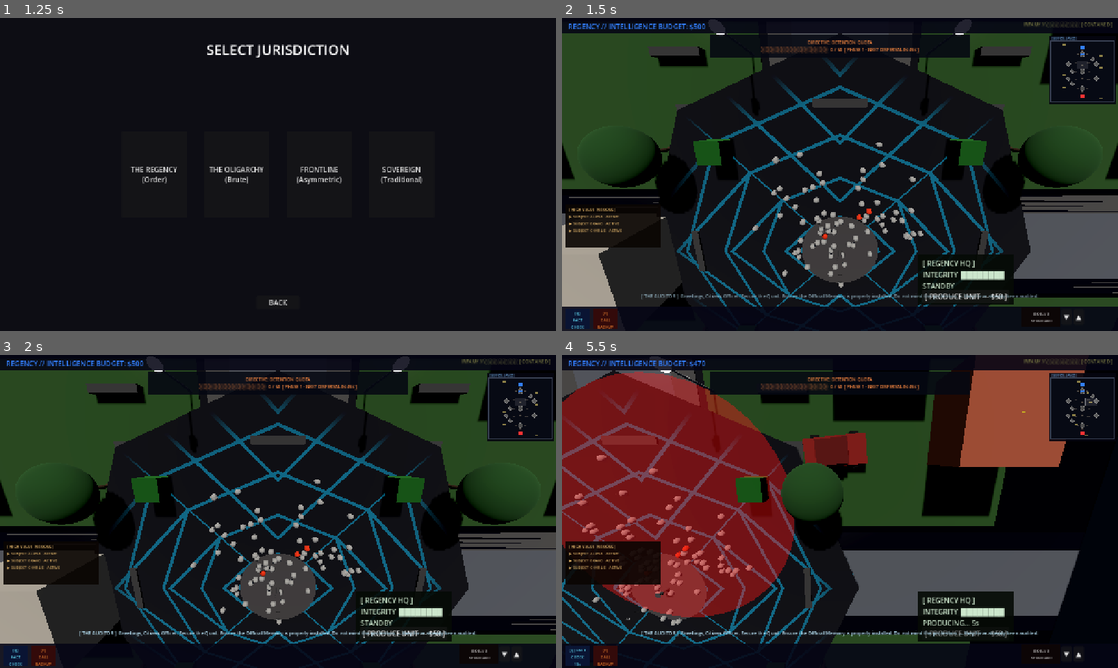
Above: before the commit, frames 1-4 (two rows, left to right).
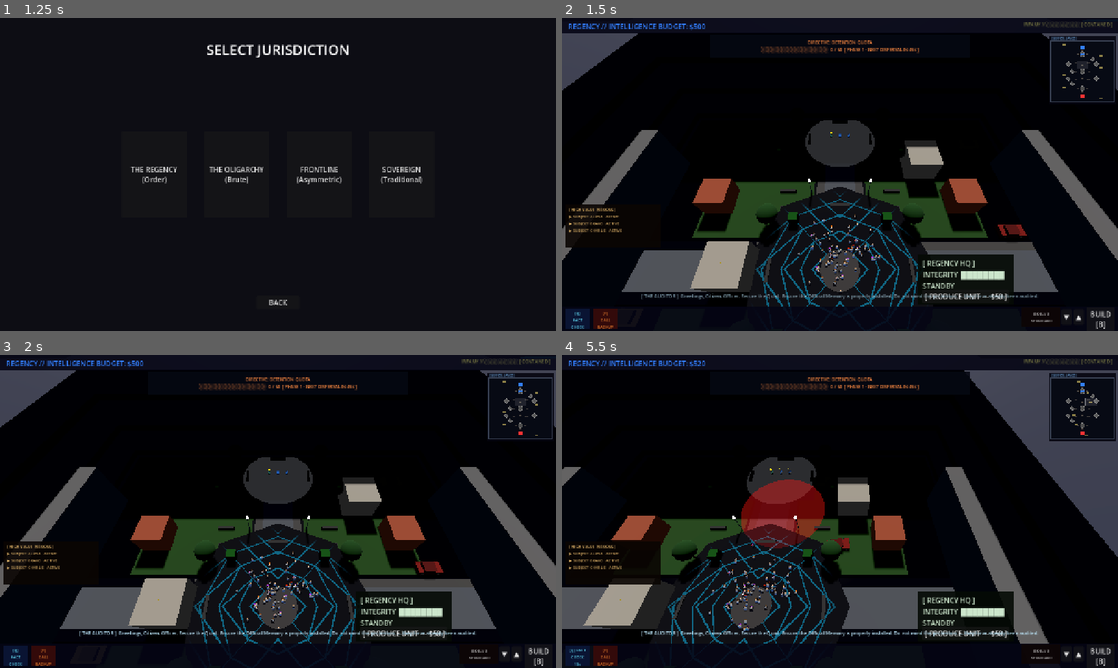
Above: after the commit, the same moments.

Repository: grantl12/rts
Game: Godot game, scene res://scenes/ui/main_menu.tscn
Same seed, same stepped clock (60 frames per second), same inputs: the game is played once before the commit and once after it. Sound files missing from this copy of the repository are replaced by a short silence.
Inputs (mouse positions are in pixels of both pictures, inside the frame that each line leads up to):
- Up to frame 1 (1.25 s): click "INITIATE NEW AUDIT" at 0.5 s
- Up to frame 2 (1.5 s): click "THE REGENCY (Order)" at 1.25 s
- Up to frame 3 (2 s): no input
- Up to frame 4 (5.5 s): click "▼" at 2 s; click "▲" at 2.75 s; click "[ PRODUCE UNIT — $50 ]" at 3.5 s; click (1101, 655) at 4.25 s, where only the run after the commit has a clickable "BUILD [B]"; tap Enter at 5 s; move the mouse to (962, 495) at 5.02 s; hold Right (ui_right) from 5.03 s (still down); tap Q at 5.1 s; click (962, 495) at 5.17 s

Frame 1 is identical in both runs. In frame 2, 45% of the frame differs, in the area x 0-100%, y 4-100%; in frame 3, 45%; in frame 4, 57%, in the area x 0-100%, y 1-100%.

Commit message:
feat: C&C '95 sprite overhaul + tiered civilian types
Unit sprites:
- Park Ranger: hat brim widened to 12px, rifle reaches frame edge
- The Proxy: fixed inverted fedora (brim was above crown), now 12px wide brim below 4px crown
- Conscript: dome widened to 8px, AK-47 with curved magazine
- Gravy Seal: box helmet widened to 12px, fills neck gap
- The Martyr: halo widened to 8px, cross emblem replaces 2x2 block
- Digital Nomad: collar fills y=6, backpack indicator light

Civilians:
- Switched from CapsuleMesh to Sprite3D (consistent with units)
- CivType enum: NORMIE / PURPLE_HAIR / RIOT_GEAR / RUNNER
- Spawn weights: 60% normie, 25% purple hair, 15% riot gear
- Purple Hair: spiky hair + protest sign (law enforcement threat level: elevated)
- Riot Gear: traffic cone helmet + trash can lid shield
- Runner (HVP): dark hoodie + wide frightened yellow eyes
- Panic now modulates sprite orange instead of changing mesh color

Also: camera angle fix (-55 deg, proper position) + BUILD button in HUD

Co-Authored-By: Claude Sonnet 4.6 <noreply@anthropic.com>

Diff:
--- a/client/scripts/camera_controller.gd
+++ b/client/scripts/camera_controller.gd
@@ -20,8 +20,9 @@
 
 func _ready():
 	add_to_group("rts_camera")
-	_target_zoom = camera.position.y
-	camera.rotation_degrees.x = -60
+	rotation = Vector3.ZERO                          # clear any baked scene rotation
+	camera.rotation_degrees = Vector3(-55, 0, 0)
+	camera.position = Vector3(0, _target_zoom, _target_zoom * 0.75)
 
 func _process(delta):
 	_handle_movement(delta)
--- a/client/scripts/ui/game_hud.gd
+++ b/client/scripts/ui/game_hud.gd
@@ -257,6 +257,14 @@
 	_roe_inc_btn.pressed.connect(_on_roe_increase)
 	add_child(_roe_inc_btn)
 
+	var build_btn := Button.new()
+	build_btn.text = "BUILD\n[B]"
+	build_btn.set_anchors_preset(Control.PRESET_BOTTOM_RIGHT)
+	build_btn.position = Vector2(-72, -54)
+	build_btn.size = Vector2(64, 44)
+	build_btn.pressed.connect(show_build_menu)
+	add_child(build_btn)
+
 	# ROE 5 "Absolute Immunity" confirmation dialog — shown before committing
 	_roe_confirm = ColorRect.new()
 	(_roe_confirm as ColorRect).color = Color(0.0, 0.0, 0.0, 0.82)
--- a/client/scripts/units/civilian.gd
+++ b/client/scripts/units/civilian.gd
@@ -5,8 +5,11 @@
 ## Wanders the map. Sucked into Holding Pens by their capture zones.
 ## Freed on pen destruction — panics and scatters.
 
+enum CivType { NORMIE, PURPLE_HAIR, RIOT_GEAR, RUNNER }
+
 @export var wander_radius: float = 10.0
 @export var wander_speed:  float = 1.1
+@export var civ_type: CivType = CivType.NORMIE
 
 const RUNNER_SPEED := 5.4
 
@@ -15,7 +18,7 @@
 
 var _home:     Vector3
 var _target:   Vector3
-var _mesh_mat: StandardMaterial3D
+var _sprite:   Sprite3D
 var _lbl:      Label3D
 var _captured: bool = false
 
@@ -25,9 +28,16 @@
 	add_to_group("civilians")
 	_home   = global_position
 	_target = global_position
+	if is_runner:
+		civ_type = CivType.RUNNER
+	elif civ_type == CivType.NORMIE:
+		var r := randf()
+		if r < 0.25:
+			civ_type = CivType.PURPLE_HAIR
+		elif r < 0.40:
+			civ_type = CivType.RIOT_GEAR
 	_build_visuals()
 	if is_runner:
-		_mesh_mat.albedo_color = Color(1.0, 0.25, 0.08)
 		_lbl.text     = "HVP"
 		_lbl.modulate = Color(1.0, 0.4, 0.1, 1.0)
 		_target = runner_destination
@@ -43,25 +53,21 @@
 	col.position = Vector3(0, 0.5, 0)
 	add_child(col)
 
-	_mesh_mat = StandardMaterial3D.new()
-	_mesh_mat.albedo_color = Color(0.72, 0.69, 0.63)
-
-	var mi   := MeshInstance3D.new()
-	var mesh := CapsuleMesh.new()
-	mesh.radius = 0.20
-	mesh.height = 0.80
-	mi.mesh              = mesh
-	mi.material_override = _mesh_mat
-	mi.position          = Vector3(0, 0.5, 0)
-	add_child(mi)
+	_sprite = Sprite3D.new()
+	_sprite.pixel_size  = 0.032
+	_sprite.billboard   = BaseMaterial3D.BILLBOARD_ENABLED
+	_sprite.fixed_size  = false
+	_sprite.position    = Vector3(0, 1.0, 0)
+	_sprite.texture     = _generate_sprite()
+	add_child(_sprite)
 
 	_lbl = Label3D.new()
-	_lbl.text         = "CIV"
+	_lbl.text         = "HVP" if civ_type == CivType.RUNNER else "CIV"
 	_lbl.font_size    = 4
 	_lbl.outline_size = 1
 	_lbl.billboard    = BaseMaterial3D.BILLBOARD_ENABLED
 	_lbl.modulate     = Color(0.85, 0.82, 0.72, 0.65)
-	_lbl.position     = Vector3(0, 1.12, 0)
+	_lbl.position     = Vector3(0, 1.5, 0)
 	add_child(_lbl)
 
 # ── Wander AI ─────────────────────────────────────────────────────────────────
@@ -82,11 +88,10 @@
 	dir.y = 0.0
 	if dir.length_squared() < 0.3:
 		if is_runner:
-			# Arrived — go to ground with tight local wander
 			is_runner     = false
 			wander_radius = 5.0
 			_home         = global_position
-			_mesh_mat.albedo_color = Color(0.55, 0.22, 0.12)
+			_sprite.modulate = Color(0.6, 0.55, 0.55)
 			_schedule_wander()
 		return
 	var spd := RUNNER_SPEED if is_runner else wander_speed
@@ -102,7 +107,7 @@
 
 func panic() -> void:
 	wander_speed = 3.8
-	_mesh_mat.albedo_color = Color(1.0, 0.55, 0.2)
+	_sprite.modulate = Color(2.0, 1.2, 0.5)
 	var angle  := randf() * TAU
 	_target    = global_position + Vector3(cos(angle) * wander_radius, 0.0, sin(angle) * wander_radius)
 	_home      = global_position
@@ -116,3 +121,134 @@
 	var angle := randf() * TAU
 	var dist  := randf_range(wander_radius * 0.4, wander_radius)
 	_target   = _home + Vector3(cos(angle) * dist, 0.0, sin(angle) * dist)
+
+# ── Sprite Generation — C&C 1995 style, 16×24 canvas ─────────────────────────
+
+func _px(img: Image, x: int, y: int, c: Color) -> void:
+	if x >= 0 and x < img.get_width() and y >= 0 and y < img.get_height():
+		img.set_pixel(x, y, c)
+
+func _px_rect(img: Image, x: int, y: int, w: int, h: int, c: Color) -> void:
+	for dy in h:
+		for dx in w:
+			_px(img, x + dx, y + dy, c)
+
+func _px_h_line(img: Image, y: int, x1: int, x2: int, c: Color) -> void:
+	for x in range(x1, x2 + 1):
+		_px(img, x, y, c)
+
+func _outline(img: Image) -> void:
+	var snap := img.duplicate()
+	var w := img.get_width(); var h := img.get_height()
+	var ol := Color(0.06, 0.06, 0.08, 1.0)
+	for y in h:
+		for x in w:
+			if snap.get_pixel(x, y).a > 0.1:
+				continue
+			for dy2 in range(-1, 2):
+				for dx2 in range(-1, 2):
+					var nx := x + dx2; var ny := y + dy2
+					if nx >= 0 and nx < w and ny >= 0 and ny < h:
+						if snap.get_pixel(nx, ny).a > 0.5:
+							img.set_pixel(x, y, ol)
+
+func _generate_sprite() -> ImageTexture:
+	var img := Image.create(16, 24, false, Image.FORMAT_RGBA8)
+	img.fill(Color(0, 0, 0, 0))
+	match civ_type:
+		CivType.PURPLE_HAIR: _draw_purple_hair(img)
+		CivType.RIOT_GEAR:   _draw_riot_gear(img)
+		CivType.RUNNER:      _draw_runner(img)
+		_:                   _draw_normie(img)
+	_outline(img)
+	return ImageTexture.create_from_image(img)
+
+func _draw_civ_base(img: Image, shirt: Color, shirt_d: Color, pants: Color) -> void:
+	var dk := Color(0.08, 0.08, 0.10)
+	_px_rect(img, 4, 7, 8, 6, shirt)
+	_px_rect(img, 5, 8, 6, 2, shirt_d)
+	_px_rect(img, 3, 7, 1, 5, shirt)   # slim arms (thinner than military)
+	_px_rect(img, 12, 7, 1, 5, shirt)
+	_px_h_line(img, 13, 4, 11, dk)
+	_px_rect(img, 4, 14, 3, 6, pants)
+	_px_rect(img, 9, 14, 3, 6, pants)
+	_px_rect(img, 3, 20, 4, 2, dk)
+	_px_rect(img, 9, 20, 4, 2, dk)
+
+# Normie — brown hair, grey shirt, blue jeans
+func _draw_normie(img: Image) -> void:
+	var sk  := Color(0.88, 0.72, 0.56)
+	var dk  := Color(0.08, 0.08, 0.10)
+	var br  := Color(0.38, 0.24, 0.12)
+	var gy  := Color(0.55, 0.57, 0.60)
+	var gyd := Color(0.38, 0.40, 0.43)
+	var bl  := Color(0.22, 0.32, 0.55)
+	_draw_civ_base(img, gy, gyd, bl)
+	_px_rect(img, 5, 0, 6, 3, br)     # hair
+	_px_rect(img, 5, 3, 6, 4, sk)     # face (y=3-6)
+	_px(img, 6, 4, dk); _px(img, 9, 4, dk)
+
+# Purple Hair — spiky, protest sign. Law enforcement threat level: elevated.
+func _draw_purple_hair(img: Image) -> void:
+	var sk  := Color(0.88, 0.72, 0.56)
+	var dk  := Color(0.08, 0.08, 0.10)
+	var pu  := Color(0.70, 0.20, 0.95)
+	var gy  := Color(0.55, 0.57, 0.60)
+	var gyd := Color(0.38, 0.40, 0.43)
+	var bl  := Color(0.22, 0.32, 0.55)
+	var wh  := Color(0.92, 0.92, 0.95)
+	_draw_civ_base(img, gy, gyd, bl)
+	# spiky purple hair — wide and unmistakable
+	_px(img, 4, 0, pu); _px(img, 7, 0, pu); _px(img, 10, 0, pu)
+	_px_rect(img, 4, 1, 8, 2, pu)
+	# face
+	_px_rect(img, 5, 3, 6, 4, sk)
+	_px(img, 6, 4, dk); _px(img, 9, 4, dk)
+	# protest sign held left — white board with red/blue text lines
+	_px_rect(img, 0, 7, 3, 6, wh)
+	_px_h_line(img, 8, 0, 2, Color(0.9, 0.1, 0.1))
+	_px_h_line(img, 10, 0, 2, Color(0.1, 0.5, 0.9))
+
+# Riot Gear — traffic cone helmet, trash can lid shield. Self-taught tactician.
+func _draw_riot_gear(img: Image) -> void:
+	var sk  := Color(0.88, 0.72, 0.56)
+	var dk  := Color(0.08, 0.08, 0.10)
+	var br  := Color(0.38, 0.24, 0.12)
+	var gy  := Color(0.55, 0.57, 0.60)
+	var gyd := Color(0.38, 0.40, 0.43)
+	var bl  := Color(0.22, 0.32, 0.55)
+	var or_ := Color(1.00, 0.45, 0.05)
+	var ord := Color(0.75, 0.30, 0.02)
+	_draw_civ_base(img, gy, gyd, bl)
+	# face drawn first so cone renders over it
+	_px_rect(img, 5, 4, 6, 3, sk)
+	_px(img, 6, 5, dk); _px(img, 9, 5, dk)
+	# hair peeking under cone brim
+	_px(img, 4, 3, br); _px(img, 5, 3, br)
+	_px(img, 10, 3, br); _px(img, 11, 3, br)
+	# traffic cone (drawn last, wins at y=3)
+	_px(img, 8, 0, or_)
+	_px_h_line(img, 1, 7, 8, or_)
+	_px_h_line(img, 2, 6, 9, or_)
+	_px_h_line(img, 3, 5, 10, ord)    # cone base
+	# trash can lid shield on left arm
+	_px_rect(img, 0, 8, 3, 5, gy)
+	_px(img, 1, 9, gyd); _px(img, 1, 11, gyd)
+
+# Runner (HVP) — dark hoodie, bright frightened eyes, fleeing
+func _draw_runner(img: Image) -> void:
+	var dk  := Color(0.08, 0.08, 0.10)
+	var rd  := Color(1.00, 0.22, 0.08)
+	var rdd := Color(0.75, 0.12, 0.04)
+	var bl  := Color(0.22, 0.32, 0.55)
+	var yw  := Color(1.00, 0.85, 0.10)
+	_draw_civ_base(img, rd, rdd, bl)
+	# dark hoodie
+	_px(img, 8, 0, dk)
+	_px_h_line(img, 1, 7, 8, dk)
+	_px_h_line(img, 2, 6, 9, dk)
+	_px_rect(img, 4, 3, 8, 3, dk)     # hood base + face void
+	# wide frightened yellow eyes
+	_px(img, 5, 5, yw); _px(img, 6, 5, yw)
+	_px(img, 9, 5, yw); _px(img, 10, 5, yw)
+	_px_h_line(img, 6, 5, 10, dk)     # collar
--- a/client/scripts/units/unit.gd
+++ b/client/scripts/units/unit.gd
@@ -129,7 +129,7 @@
 		if is_soul_leader:
 			apply_soul_visuals()
 
-# ── Sprite Generation ──────────────────────────────────────────────────────────
+# ── Sprite Generation — C&C 1995 style, 16×24 canvas ─────────────────────────
 
 func _px(img: Image, x: int, y: int, c: Color) -> void:
 	if x >= 0 and x < img.get_width() and y >= 0 and y < img.get_height():
@@ -144,27 +144,23 @@
 	for x in range(x1, x2 + 1):
 		_px(img, x, y, c)
 
-func _px_v_line(img: Image, x: int, y1: int, y2: int, c: Color) -> void:
-	for y in range(y1, y2 + 1):
-		_px(img, x, y, c)
-
 func _sprite_colors() -> Dictionary:
 	var c := _base_color
 	return {
 		"c":  c,
-		"cd": c.darkened(0.35),
-		"cl": c.lightened(0.30),
-		"sk": Color(0.90, 0.74, 0.58),
-		"dk": Color(0.10, 0.10, 0.13),
-		"gn": Color(0.38, 0.40, 0.46),
-		"gl": Color(0.58, 0.60, 0.65),
+		"cd": c.darkened(0.40),
+		"cl": c.lightened(0.25),
+		"sk": Color(0.88, 0.72, 0.56),
+		"dk": Color(0.08, 0.08, 0.10),
+		"gn": Color(0.32, 0.34, 0.38),
+		"gl": Color(0.55, 0.57, 0.60),
 		"wh": Color(0.92, 0.92, 0.95),
 		"gd": Color(1.00, 0.82, 0.18),
-		"rd": Color(0.80, 0.15, 0.15),
+		"cy": Color(0.10, 0.80, 1.00),
 	}
 
 func _generate_sprite() -> ImageTexture:
-	var img := Image.create(32, 48, false, Image.FORMAT_RGBA8)
+	var img := Image.create(16, 24, false, Image.FORMAT_RGBA8)
 	img.fill(Color(0, 0, 0, 0))
 	var p := _sprite_colors()
 	match data.unit_name:
@@ -175,169 +171,128 @@
 		"Gravy Seal":    _draw_gravy_seal(img, p)
 		"The Martyr":    _draw_the_martyr(img, p)
 		_:               _draw_generic(img, p)
+	_outline(img)
 	return ImageTexture.create_from_image(img)
 
-# Park Ranger — lean build, wide-brim hat, long sniper rifle pointing right
+func _outline(img: Image) -> void:
+	var snap := img.duplicate()
+	var w := img.get_width(); var h := img.get_height()
+	var ol := Color(0.06, 0.06, 0.08, 1.0)
+	for y in h:
+		for x in w:
+			if snap.get_pixel(x, y).a > 0.1:
+				continue
+			for dy2 in range(-1, 2):
+				for dx2 in range(-1, 2):
+					var nx := x + dx2; var ny := y + dy2
+					if nx >= 0 and nx < w and ny >= 0 and ny < h:
+						if snap.get_pixel(nx, ny).a > 0.5:
+							img.set_pixel(x, y, ol)
+
+# Shared base: torso, arms, legs — head drawn per unit
+func _draw_base(img: Image, p: Dictionary) -> void:
+	_px_rect(img, 4, 7, 8, 6, p.c)
+	_px_rect(img, 5, 8, 6, 3, p.cd)   # chest shadow
+	_px_rect(img, 2, 7, 2, 5, p.c)    # left arm
+	_px_rect(img, 12, 7, 2, 5, p.c)   # right arm
+	_px_h_line(img, 13, 3, 12, p.dk)  # belt
+	_px_rect(img, 4, 14, 3, 6, p.cd)  # left leg
+	_px_rect(img, 9, 14, 3, 6, p.cd)  # right leg
+	_px_rect(img, 3, 20, 4, 3, p.dk)  # left boot
+	_px_rect(img, 9, 20, 4, 3, p.dk)  # right boot
+
+# Park Ranger — wide patrol hat (12px brim), long sniper rifle to frame edge
 func _draw_park_ranger(img: Image, p: Dictionary) -> void:
-	_px_rect(img, 11, 2, 10, 5, p.cd)           # hat crown
-	_px_rect(img, 4,  6, 24, 2, p.cd)           # hat brim
-	_px_h_line(img, 7, 11, 20, p.dk)            # hat band
-	_px_rect(img, 12, 8,  8, 5, p.sk)           # face
-	_px(img, 13, 10, p.dk); _px(img, 18, 10, p.dk)
-	_px(img, 15, 12, p.dk); _px(img, 16, 12, p.dk)
-	_px_rect(img, 14, 13, 4, 2, p.sk)           # neck
-	_px_rect(img, 12, 15, 8, 9, p.c)            # lean torso
-	_px_rect(img, 9,  15, 3, 9, p.c)            # left arm
-	_px_rect(img, 20, 15, 3, 5, p.c)            # right arm (holds rifle)
-	_px_rect(img, 19, 19, 2, 3, p.gn)           # rifle stock
-	_px_h_line(img, 20, 20, 30, p.gn)           # barrel top
-	_px_h_line(img, 21, 20, 30, p.gl)           # barrel bottom (lighter)
-	_px_rect(img, 20, 22, 4,  2, p.gn)          # breech block
-	_px_h_line(img, 24, 12, 19, p.dk)           # belt
-	_px_rect(img, 12, 25, 3, 3, p.cd)           # left hip
-	_px_rect(img, 17, 25, 3, 3, p.cd)           # right hip
-	_px_rect(img, 12, 28, 3, 11, p.cd)          # left leg
-	_px_rect(img, 17, 28, 3, 11, p.cd)          # right leg
-	_px_rect(img, 11, 39, 5,  3, p.dk)          # left boot
-	_px_rect(img, 16, 39, 5,  3, p.dk)          # right boot
-
-# Conscript — dome helmet with cyan visor, stocky build, compact SMG
+	_draw_base(img, p)
+	_px_rect(img, 5, 0, 6, 3, p.cd)   # hat crown
+	_px_h_line(img, 3, 2, 13, p.cd)   # brim — 12px wide
+	_px_h_line(img, 3, 5, 10, p.dk)   # hat band
+	_px_rect(img, 5, 4, 6, 3, p.sk)   # face (y=4-6)
+	_px(img, 6, 5, p.dk); _px(img, 9, 5, p.dk)
+	_px_rect(img, 13, 8, 3, 3, p.gn)  # rifle receiver
+	_px_h_line(img, 9, 11, 15, p.gn)  # long barrel
+	_px(img, 14, 7, p.gl)             # scope glint
+
+# Conscript — wide dome helmet (8px), cyan visor, AK-47 with curved mag
 func _draw_conscript(img: Image, p: Dictionary) -> void:
-	_px_rect(img, 12, 3,  8, 1, p.c)            # helmet top
-	_px_rect(img, 10, 4, 12, 2, p.c)
-	_px_rect(img, 9,  6, 14, 3, p.c)
-	_px_rect(img, 9,  7, 14, 2, p.dk)           # visor band
-	_px(img, 12, 8, Color(0.1, 0.8, 1.0)); _px(img, 13, 8, Color(0.1, 0.8, 1.0))
-	_px(img, 16, 8, Color(0.1, 0.8, 1.0)); _px(img, 17, 8, Color(0.1, 0.8, 1.0))
-	_px(img, 20, 8, Color(0.1, 0.8, 1.0)); _px(img, 21, 8, Color(0.1, 0.8, 1.0))
-	_px_rect(img, 11, 9, 10, 2, p.cd)           # neck guard
-	_px_rect(img, 9, 11, 14, 11, p.c)           # stocky torso
-	_px_rect(img, 11, 12, 10, 4, p.cd)          # chest plate
-	_px_v_line(img, 16, 12, 15, p.c)            # centre seam
-	_px_rect(img, 6, 11, 4, 9, p.c)             # left arm
-	_px_rect(img, 22, 11, 4, 6, p.c)            # right arm
-	_px_rect(img, 22, 17, 8, 3, p.gn)           # SMG body
-	_px_h_line(img, 17, 25, 30, p.gn)           # barrel
-	_px_rect(img, 24, 20, 2, 4, p.gn)           # magazine
-	_px_h_line(img, 22, 9, 22, p.dk)            # belt
-	_px_rect(img, 9,  23, 5, 3, p.cd)           # left hip
-	_px_rect(img, 18, 23, 5, 3, p.cd)           # right hip
-	_px_rect(img, 10, 26, 4, 10, p.cd)          # left leg
-	_px_rect(img, 18, 26, 4, 10, p.cd)          # right leg
-	_px_rect(img, 9,  36, 6,  4, p.dk)          # left boot
-	_px_rect(img, 17, 36, 6,  4, p.dk)          # right boot
-
-# Digital Nomad — pointed hoodie, backpack bump, glowing laptop screen
+	_draw_base(img, p)
+	_px_h_line(img, 1, 5, 10, p.c)    # dome top arc
+	_px_rect(img, 4, 2, 8, 3, p.c)    # dome body (8px wide)
+	_px_h_line(img, 3, 4, 11, p.dk)   # visor band
+	_px_h_line(img, 3, 5, 10, p.cy)   # visor glow
+	_px_rect(img, 5, 5, 6, 2, p.cd)   # neck guard (y=5-6)
+	_px_rect(img, 12, 9, 3, 3, p.gn)  # AK receiver
+	_px_h_line(img, 10, 11, 15, p.gn) # barrel to frame edge
+	_px_rect(img, 13, 12, 2, 2, p.gn) # curved magazine
+
+# Digital Nomad — pointed hoodie, twin glowing eyes, data backpack
 func _draw_digital_nomad(img: Image, p: Dictionary) -> void:
-	_px_rect(img, 14, 1,  4, 2, p.c)            # hood tip
-	_px_rect(img, 12, 3,  8, 2, p.c)
-	_px_rect(img, 10, 5, 12, 3, p.c)
-	_px_rect(img, 9,  8, 14, 2, p.c)            # hood lower
-	_px_rect(img, 11, 5, 10, 5, p.dk)           # dark face cavity
-	_px(img, 13, 7, Color(0.15, 0.95, 1.0)); _px(img, 14, 7, Color(0.15, 0.95, 1.0))
-	_px(img, 17, 7, Color(0.15, 0.95, 1.0)); _px(img, 18, 7, Color(0.15, 0.95, 1.0))
-	_px_rect(img, 13, 10, 6, 2, p.c)            # collar
-	_px_rect(img, 11, 12, 10, 10, p.c)          # hoodie torso
-	_px_rect(img, 7,  12, 4,  9, p.cd)          # backpack
-	_px_rect(img, 7,  16, 4,  2, p.dk)          # backpack strap
-	_px_rect(img, 9,  12, 3,  9, p.c)           # left arm
-	_px_rect(img, 21, 12, 3,  7, p.c)           # right arm
-	_px_rect(img, 21, 19, 8,  6, p.dk)          # laptop case
-	_px_rect(img, 22, 20, 6,  4, Color(0.05, 0.55, 1.0, 0.9))  # screen glow
-	_px_h_line(img, 25, 21, 28, p.gn)           # keyboard row
-	_px_h_line(img, 22, 11, 20, p.dk)           # waist
-	_px_rect(img, 12, 23, 3, 12, p.cd)          # left leg
-	_px_rect(img, 17, 23, 3, 12, p.cd)          # right leg
-	_px_rect(img, 11, 35, 5,  4, p.wh)          # left sneaker
-	_px_rect(img, 16, 35, 5,  4, p.wh)          # right sneaker
-	_px_h_line(img, 38, 11, 15, Color(0.3, 0.3, 0.3))
-	_px_h_line(img, 38, 16, 20, Color(0.3, 0.3, 0.3))
-
-# The Proxy — wide fedora, flaring trenchcoat, gold-clasped briefcase
+	_draw_base(img, p)
+	_px(img, 8, 0, p.c)               # hood tip
+	_px_h_line(img, 1, 7, 8, p.c)
+	_px_h_line(img, 2, 6, 9, p.c)
+	_px_rect(img, 4, 3, 8, 3, p.c)    # hood base
+	_px_rect(img, 5, 2, 6, 4, p.dk)   # dark face void
+	_px(img, 5, 4, p.cy); _px(img, 6, 4, p.cy)
+	_px(img, 9, 4, p.cy); _px(img, 10, 4, p.cy)
+	_px_h_line(img, 6, 5, 10, p.c)    # collar (y=6)
+	_px_rect(img, 1, 7, 2, 6, p.cd)   # data backpack
+	_px(img, 1, 9, p.cy)              # indicator light
+
+# The Proxy — tall crown + 12px fedora brim (fixed), trenchcoat hem, briefcase
 func _draw_the_proxy(img: Image, p: Dictionary) -> void:
-	_px_rect(img, 11, 2, 10, 5, p.c)            # fedora crown
-	_px_h_line(img, 3, 12, 20, p.cd)            # crease
-	_px_rect(img, 4,  6, 24, 2, p.c)            # brim
-	_px_h_line(img, 7, 11, 20, p.cd)            # under-brim shadow
-	_px_rect(img, 12, 8,  8, 5, p.sk)           # face
-	_px(img, 13, 10, p.dk); _px(img, 18, 10, p.dk)
-	_px(img, 15, 12, p.dk); _px(img, 16, 12, p.dk)
-	_px_rect(img, 12, 13, 3, 5, p.c)            # left lapel
-	_px_rect(img, 17, 13, 3, 5, p.c)            # right lapel
-	_px_rect(img, 14, 13, 4, 10, p.cd)          # tie / shirt centre
-	_px_rect(img, 10, 13, 12, 12, p.c)          # upper coat
-	_px_rect(img, 9,  25, 14,  6, p.c)          # mid coat (wider)
-	_px_rect(img, 7,  31, 18,  9, p.c)          # lower flare
-	_px_h_line(img, 25, 9, 22, p.dk)            # belt
-	_px(img, 15, 25, p.gd); _px(img, 16, 25, p.gd)  # buckle
-	_px_rect(img, 8,  13, 3, 12, p.c)           # left arm
-	_px_rect(img, 21, 13, 3, 10, p.c)           # right arm
-	_px_rect(img, 21, 23, 8,  6, p.cd)          # briefcase body
-	_px_rect(img, 22, 24, 6,  4, p.gn)          # case face
-	_px_h_line(img, 25, 22, 28, p.dk)           # latch
-	_px(img, 25, 23, p.gd); _px(img, 26, 23, p.gd)  # handle
-	_px_rect(img, 11, 40, 5,  4, p.dk)          # left shoe
-	_px_rect(img, 16, 40, 5,  4, p.dk)          # right shoe
-
-# Gravy Seal — box tactical helmet, heavy armour plates, assault rifle
+	_draw_base(img, p)
+	_px_rect(img, 5, 0, 6, 4, p.c)    # fedora crown (4px tall, y=0-3)
+	_px_h_line(img, 4, 2, 13, p.c)    # brim — 12px wide (y=4, below crown)
+	_px_h_line(img, 4, 5, 10, p.cd)   # hat band on brim
+	_px_h_line(img, 5, 4, 11, p.cd)   # brim underside shadow
+	_px_rect(img, 5, 5, 6, 2, p.sk)   # face (y=5-6)
+	_px(img, 6, 6, p.dk); _px(img, 9, 6, p.dk)
+	_px_rect(img, 3, 11, 10, 3, p.c)  # trenchcoat hem
+	_px_rect(img, 13, 9, 3, 4, p.gn)  # briefcase
+	_px_h_line(img, 8, 13, 15, p.gd)  # handle
+	_px(img, 14, 9, p.wh)             # latch
+
+# Gravy Seal — 12px box helmet with HUD, extra-bulky torso, assault rifle
 func _draw_gravy_seal(img: Image, p: Dictionary) -> void:
-	_px_rect(img, 9,  2, 14, 9, p.c)            # box helmet
-	_px_rect(img, 9,  7, 14, 3, p.dk)           # visor band
-	_px_rect(img, 10, 8, 12, 1, Color(1.0, 0.50, 0.08, 0.9))  # HUD glow
-	_px_rect(img, 20, 1,  2, 4, p.cd)           # antenna/NVG mount
-	_px_rect(img, 11, 11, 10, 2, p.cd)          # neck piece
-	_px_rect(img, 8,  13, 16, 12, p.c)          # heavy torso
-	_px_v_line(img, 16, 13, 24, p.cd)           # chest seam
-	_px_h_line(img, 18, 8, 23, p.cd)            # plate division
-	_px_rect(img, 4,  13, 5, 11, p.c)           # left arm (thick)
-	_px_rect(img, 23, 13, 5,  5, p.c)           # right arm
-	_px_rect(img, 23, 18, 3,  3, p.gn)          # pistol grip
-	_px_rect(img, 25, 14, 8,  3, p.gn)          # receiver
-	_px_h_line(img, 14, 25, 31, p.gl)           # barrel top
-	_px_h_line(img, 15, 25, 31, p.gn)           # barrel
-	_px_rect(img, 26, 17, 3,  3, p.gn)          # magazine
-	_px_h_line(img, 25, 8, 23, p.dk)            # belt
-	_px_rect(img, 7,  26, 6,  4, p.cd)          # left hip armour
-	_px_rect(img, 19, 26, 6,  4, p.cd)          # right hip armour
-	_px_rect(img, 8,  30, 5,  9, p.cd)          # left leg
-	_px_rect(img, 19, 30, 5,  9, p.cd)          # right leg
-	_px_rect(img, 7,  39, 7,  4, p.dk)          # left boot
-	_px_rect(img, 18, 39, 7,  4, p.dk)          # right boot
-
-# The Martyr — gold halo, raised fist, star emblem, fierce expression
+	_px_rect(img, 3, 7, 10, 7, p.c)   # wide chest plate
+	_px_rect(img, 4, 9, 8, 3, p.cd)   # armor ribbing
+	_px_rect(img, 1, 7, 2, 6, p.c)    # thick left arm
+	_px_rect(img, 13, 7, 2, 5, p.c)   # right arm
+	_px_h_line(img, 14, 2, 13, p.dk)  # belt
+	_px_rect(img, 3, 15, 4, 5, p.cd); _px_rect(img, 9, 15, 4, 5, p.cd)
+	_px_rect(img, 2, 20, 5, 3, p.dk); _px_rect(img, 9, 20, 5, 3, p.dk)
+	_px_rect(img, 2, 0, 12, 7, p.c)   # box helmet — 12px wide, 7px tall (y=0-6)
+	_px_h_line(img, 3, 2, 13, p.dk)   # visor slit
+	_px_h_line(img, 3, 3, 12, Color(1.0, 0.5, 0.08, 0.9))  # HUD orange
+	_px(img, 13, 0, p.cd)             # NVG mount
+	_px_h_line(img, 9, 13, 15, p.gn)
+	_px_rect(img, 13, 8, 2, 4, p.gn)
+	_px(img, 14, 12, p.gn)            # magazine
+
+# The Martyr — wide halo (8px), keffiyeh wrap, raised fist, gold cross emblem
 func _draw_the_martyr(img: Image, p: Dictionary) -> void:
-	_px_h_line(img, 1, 11, 20, p.gd)            # halo top
-	_px(img, 10, 2, p.gd); _px(img, 21, 2, p.gd)
-	_px(img, 10, 3, p.gd); _px(img, 21, 3, p.gd)
-	_px_h_line(img, 4, 11, 20, p.gd)            # halo bottom
-	_px_rect(img, 12, 5, 8, 7, p.sk)            # head
-	_px(img, 13, 7, p.dk); _px(img, 14, 7, p.dk)   # left eye
-	_px(img, 17, 7, p.dk); _px(img, 18, 7, p.dk)   # right eye
-	_px(img, 13, 6, p.dk); _px(img, 18, 6, p.dk)   # brow furrow
-	_px(img, 15, 10, p.dk); _px(img, 16, 10, p.dk) # set jaw
-	_px_rect(img, 14, 12, 4, 2, p.sk)           # neck
-	_px_rect(img, 11, 14, 10, 10, p.c)          # torso
-	_px(img, 16, 17, p.gd)                      # star emblem
-	_px(img, 15, 18, p.gd); _px(img, 16, 18, p.gd); _px(img, 17, 18, p.gd)
-	_px(img, 14, 19, p.gd); _px(img, 16, 19, p.gd); _px(img, 18, 19, p.gd)
-	_px(img, 15, 20, p.gd); _px(img, 16, 20, p.gd); _px(img, 17, 20, p.gd)
-	_px_rect(img, 9,  14, 3,  6, p.c)           # left upper arm
-	_px_rect(img, 7,  10, 3,  5, p.c)           # left forearm (raised)
-	_px_rect(img, 6,   7, 4,  4, p.sk)          # fist
-	_px_rect(img, 6,   7, 4,  1, p.dk)          # knuckles
-	_px_rect(img, 21, 14, 3,  9, p.c)           # right arm
-	_px_h_line(img, 24, 11, 23, p.dk)           # waist
-	_px_rect(img, 11, 25, 10, 12, p.cd)         # trousers
-	_px_rect(img, 10, 37, 5,  5, p.dk)          # left boot
-	_px_rect(img, 17, 37, 5,  5, p.dk)          # right boot
+	_draw_base(img, p)
+	_px_h_line(img, 0, 4, 11, p.gd)   # halo top arc (8px wide)
+	_px(img, 3, 1, p.gd); _px(img, 12, 1, p.gd)
+	_px_rect(img, 5, 1, 6, 5, p.sk)   # face
+	_px(img, 4, 2, p.c); _px(img, 11, 2, p.c)
+	_px(img, 4, 3, p.c); _px(img, 11, 3, p.c)
+	_px(img, 4, 5, p.c); _px(img, 11, 5, p.c)
+	_px_h_line(img, 6, 4, 11, p.c)    # keffiyeh lower wrap (y=6)
+	_px(img, 6, 3, p.dk); _px(img, 9, 3, p.dk)
+	_px(img, 8, 8, p.gd)
+	_px_h_line(img, 9, 7, 9, p.gd)    # gold cross
+	_px(img, 8, 10, p.gd)
+	_px_rect(img, 0, 2, 2, 5, p.c)    # raised left arm
+	_px(img, 0, 1, p.sk); _px(img, 1, 1, p.sk)    # fist
 
 func _draw_generic(img: Image, p: Dictionary) -> void:
-	_px_rect(img, 12, 4,  8,  8, p.c)
-	_px_rect(img, 11, 12, 10, 10, p.c)
-	_px_rect(img, 8,  12, 3,   8, p.c)
-	_px_rect(img, 21, 12, 3,   8, p.c)
-	_px_rect(img, 12, 22, 4,  12, p.cd)
-	_px_rect(img, 16, 22, 4,  12, p.cd)
+	_draw_base(img, p)
+	_px_h_line(img, 1, 5, 10, p.c)    # dome top
+	_px_rect(img, 4, 2, 8, 4, p.c)    # dome body
+	_px_rect(img, 5, 5, 6, 2, p.sk)   # face (y=5-6)
+	_px(img, 6, 6, p.dk); _px(img, 9, 6, p.dk)
 
 # ── Physics ────────────────────────────────────────────────────────────────────
 
@@ -456,20 +411,11 @@
 
 # ── Movement ───────────────────────────────────────────────────────────────────
 
-func move_to_target(_delta):
+func move_to_target(_delta: float) -> void:
 	if global_position.distance_to(target_position) <= 0.5:
 		velocity = Vector3.ZERO
 		return
-
-	_nav_agent.target_position = target_position
-
-	var dir: Vector3
-	if not _nav_agent.is_navigation_finished():
-		var next_pos := _nav_agent.get_next_path_position()
-		dir = next_pos - global_position
-	else:
-		dir = target_position - global_position
-
+	var dir := target_position - global_position
 	dir.y = 0.0
 	if dir.length() > 0.05:
 		velocity = dir.normalized() * 5.0
